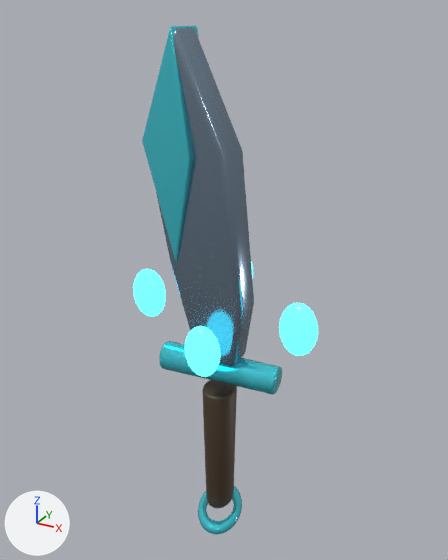
One commit to the glTF model public/models/gear/dagger_v8.glb: the scene before it, then after it.
The view is the same before and after, from a 50 mm camera at (1.99, -3.55, 2.49) aimed at (-0.01, 0.09, 0.67). Lighting does not change. The marker at lower left points along +X, +Y and +Z. The first picture is the older version. Where no turn or scale is listed for an object, it has been applied to the vertices. Vertices at exactly the same position are counted once.

Script lines for the objects in view, before the commit:
```python
ob_ascendant_gem_emissive = bpy.data.objects.new('ASCENDANT_GEM_EMISSIVE', me_icosphere_020)
ob_ascendant_gem_emissive.location = (0.62, 0.0, 0.467)
ob_ascendant_gem_emissive_002 = bpy.data.objects.new('ASCENDANT_GEM_EMISSIVE.002', me_icosphere_022)
ob_ascendant_gem_emissive_002.location = (-0.62, 0.0, 0.467)
ob_ascendant_gem_emissive_003 = bpy.data.objects.new('ASCENDANT_GEM_EMISSIVE.003', me_icosphere_023)
ob_ascendant_gem_emissive_003.location = (0.0, -0.25, 0.247)
ob_grip_secondary = bpy.data.objects.new('GRIP_SECONDARY', me_cylinder_020)
ob_grip_secondary.location = (0.0, 0.0, -0.64)
ob_kukri_blade_primary = bpy.data.objects.new('KUKRI_BLADE_PRIMARY', me_kukri_blade_002)
ob_kukri_blade_primary.location = (0.0, 0.0, 0.0)
ob_kukri_edge_accent = bpy.data.objects.new('KUKRI_EDGE_ACCENT', me_kukri_edge_002)
ob_kukri_edge_accent.location = (0.0, 0.0, 0.0)
ob_kukri_guard_accent = bpy.data.objects.new('KUKRI_GUARD_ACCENT', me_cylinder_019)
ob_kukri_guard_accent.location = (0.0, 0.0, 0.02)
ob_pommel_accent = bpy.data.objects.new('POMMEL_ACCENT', me_torus_061)
ob_pommel_accent.location = (0.0, 0.0, -1.26)
```
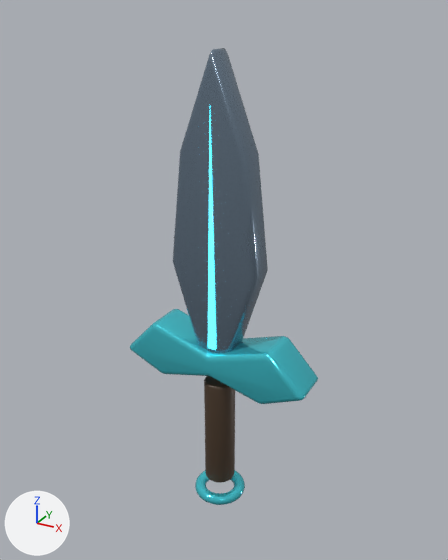
The change, as a list of edits to the scene's bpy script:
```text
Change me_cylinder_020:
    remove me_cylinder_020.from_pydata(...)  # 224 vertices, 444 faces; spans x -0.128..0.128, y -0.164..0.164, z -0.629..0.451
    add me_cylinder_020.from_pydata(...)  # 224 vertices, 444 faces; spans x -0.12..0.12, y -0.12..0.12, z -0.46..0.46
    me_cylinder_020 part 1: 224 of 224 vertices moved; they spanned x -0.128..0.128, y -0.164..0.164, z -0.629..0.451 and now span x -0.12..0.12, y -0.12..0.12, z -0.46..0.46; mean shift (0.0, 0.0, 0.089)
Change me_torus_061:
    remove me_torus_061.from_pydata(...)  # 576 vertices, 1152 faces; spans x -0.197..0.197, y -0.275..0.275, z -0.187..-0.09
    add me_torus_061.from_pydata(...)  # 576 vertices, 1152 faces; spans x -0.207..0.207, y -0.207..0.207, z -0.045..0.045
    me_torus_061 part 2: 576 of 576 vertices moved; they spanned x -0.197..0.197, y -0.275..0.275, z -0.187..-0.09 and now span x -0.207..0.207, y -0.207..0.207, z -0.045..0.045; mean shift (0.0, 0.0, 0.138)
Remove ob_kukri_blade_primary:
    ob_kukri_blade_primary = bpy.data.objects.new('KUKRI_BLADE_PRIMARY', me_kukri_blade_002)
Remove ob_kukri_edge_accent:
    ob_kukri_edge_accent = bpy.data.objects.new('KUKRI_EDGE_ACCENT', me_kukri_edge_002)
Remove ob_kukri_guard_accent:
    ob_kukri_guard_accent = bpy.data.objects.new('KUKRI_GUARD_ACCENT', me_cylinder_019)
Change ob_grip_secondary:
    ob_grip_secondary.location: (0.0, 0.0, -0.64) -> (0.0, 0.0, -0.58)
Change ob_pommel_accent:
    ob_pommel_accent.location: (0.0, 0.0, -1.26) -> (0.0, 0.0, -1.16)
Remove ob_ascendant_gem_emissive:
    ob_ascendant_gem_emissive = bpy.data.objects.new('ASCENDANT_GEM_EMISSIVE', me_icosphere_020)
Remove ob_ascendant_gem_emissive_002:
    ob_ascendant_gem_emissive_002 = bpy.data.objects.new('ASCENDANT_GEM_EMISSIVE.002', me_icosphere_022)
Remove ob_ascendant_gem_emissive_003:
    ob_ascendant_gem_emissive_003 = bpy.data.objects.new('ASCENDANT_GEM_EMISSIVE.003', me_icosphere_023)
Add ob_leaf_dagger_spine_emissive:
    ob_leaf_dagger_spine_emissive = bpy.data.objects.new('LEAF_DAGGER_SPINE_EMISSIVE', me_leaf_dagger_spine)  # 114 vertices, 224 faces; spans x -0.03..0.03, y -0.12..0.12, z 0.2..1.94; in mat_deep_emissive (cyan #307c8b, glowing cyan #50edff)
    ob_leaf_dagger_spine_emissive.location = (0.0, 0.0, 0.0)
Add ob_leaf_dagger_guard_accent:
    ob_leaf_dagger_guard_accent = bpy.data.objects.new('LEAF_DAGGER_GUARD_ACCENT', me_leaf_dagger_guard)  # 276 vertices, 548 faces; spans x -0.74..0.74, y -0.17..0.17, z -0.122..0.309; in mat_deep_accent (cyan #50ddeb)
    ob_leaf_dagger_guard_accent.location = (0.0, 0.0, 0.0)
Add ob_leaf_dagger_blade_primary:
    ob_leaf_dagger_blade_primary = bpy.data.objects.new('LEAF_DAGGER_BLADE_PRIMARY', me_leaf_dagger_blade)  # 154 vertices, 304 faces; spans x -0.34..0.34, y -0.11..0.11, z 0.05..2.26; in mat_deep_primary (greyish blue #8497aa)
    ob_leaf_dagger_blade_primary.location = (0.0, 0.0, 0.0)
```

What differs and where, as boxes (x1, y1, x2, y2) in the pictures (448 x 560 px):
'LEAF_DAGGER_BLADE_PRIMARY', added: after (173, 48, 268, 353)
'KUKRI_BLADE_PRIMARY', deleted: before (156, 27, 254, 366)
'LEAF_DAGGER_GUARD_ACCENT', added (cyan): after (130, 309, 318, 404)
'KUKRI_EDGE_ACCENT', deleted (cyan): before (142, 26, 199, 263)
'GRIP_SECONDARY', reshaped, moved (11% narrower, 16% shorter): before (202, 380, 237, 508); after (204, 376, 235, 483)
'KUKRI_GUARD_ACCENT', deleted (cyan): before (159, 341, 282, 395)
'POMMEL_ACCENT', reshaped, moved (13% wider, 27% shorter): before (198, 486, 242, 534); after (195, 470, 245, 505)
'ASCENDANT_GEM_EMISSIVE', deleted (cyan): before (279, 303, 318, 356)
'ASCENDANT_GEM_EMISSIVE.003', deleted (cyan): before (184, 326, 221, 377)
'ASCENDANT_GEM_EMISSIVE.002', deleted (cyan): before (133, 269, 166, 317)
'LEAF_DAGGER_SPINE_EMISSIVE', added (cyan): after (208, 118, 216, 350)
